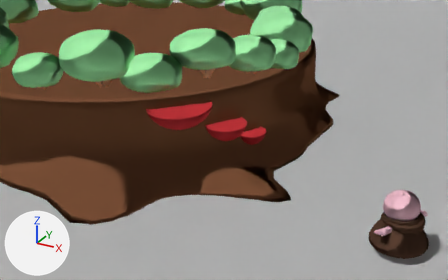
Renders of the Blender file production/shots/2_encounter/encounter_0400.blend from each side of a commit.
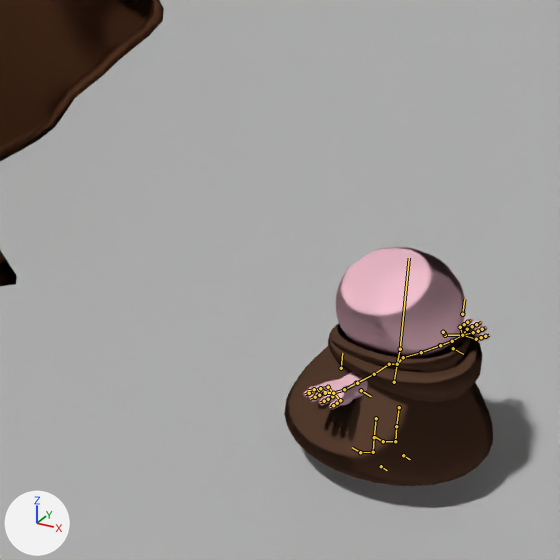
Old and new are each drawn from a 50 mm camera at (11.96, -15.51, 7.18) aimed at (6.44, -5.49, 2.17) and again close up on the part from 64% to 100% of the width and 42% to 100% of the height. The axes (+X, +Y, +Z) are drawn at lower left. The lights are the same throughout. The bones that bend it are drawn over the model as lines in the close-ups.

Objects in the first close-up: 'Environment', 'Pebble.001'.
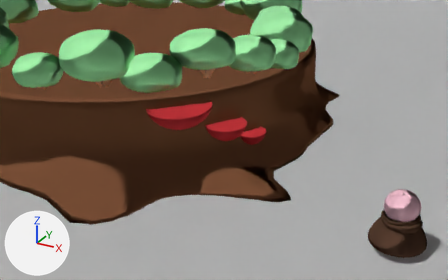
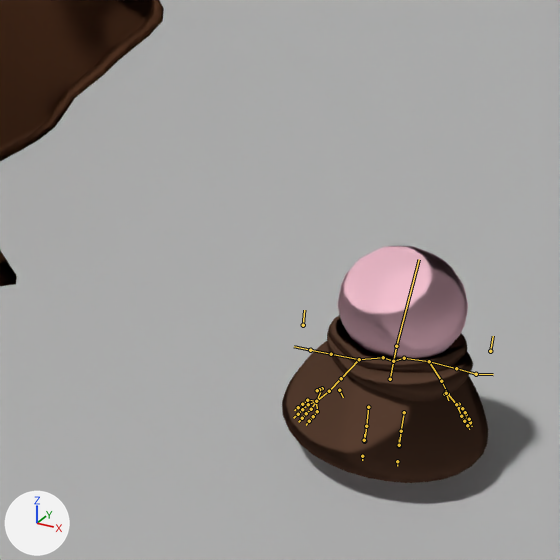
The newer file adds an action. The first version stands in its rest pose; the second is drawn at frame 100 of the action 'Pebble_proxyAction'.

Boxes (x1, y1, x2, y2) around the edits, measured in the close-ups (560 x 560 px):
```json
{"object": "Pebble.001", "change": "posed", "before": [284, 247, 493, 486], "after": [282, 246, 488, 483]}
{"bone": "center_spine.002", "before": "(394, 382) to (397, 364)", "after": "(390, 379) to (393, 361)"}
{"bone": "center_head", "before": "(400, 349) to (409, 258)", "after": "(396, 346) to (419, 259)"}
{"bone": "left_upperarm", "before": "(374, 374) to (357, 383)", "after": "(359, 359) to (341, 378)"}
{"bone": "right_upperarm", "before": "(421, 352) to (440, 345)", "after": "(429, 361) to (441, 381)"}
```

The change, as JSON lines over the scene's bpy script:
```json
{"block": "bone_rig_object", "where": "bone_rig_object = bpy.data.objects['Pebble_proxy']  # the whole rig 'Pebble_proxy'"}
{"op": "set", "path": "bone_rig_object.location", "old": "(7.98, -2.701, -2.294)", "new": "(7.971, -2.662, -2.294)"}
{"op": "set", "path": "bone_rig_object.rotation_euler", "old": "(0.0, 0.0, 0.262)", "new": "(0.0, 0.0, -0.628)", "note": "degrees (0, 0, 15) -> degrees (0, 0, -36)"}
{"block": "bone_center_spine_002", "where": "bone_center_spine_002 = bpy.data.objects['Pebble_proxy'].pose.bones['center_spine.002']  # child of 'center_spine.001'"}
{"op": "set", "path": "bone_center_spine_002.rotation_quaternion", "old": "(1.0, 0.0, 0.0, 0.0)", "new": "(0.99, -0.003, 0.138, 0.021)", "note": "degrees (0, 0, 0) -> degrees (0, 16, 2)"}
{"block": "bone_center_head", "where": "bone_center_head = bpy.data.objects['Pebble_proxy'].pose.bones['center_head']  # child of 'center_neck'"}
{"op": "set", "path": "bone_center_head.rotation_quaternion", "old": "(1.0, 0.0, 0.0, 0.0)", "new": "(0.93, -0.042, 0.365, 0.018)", "note": "degrees (0, 0, 0) -> degrees (-5, 43, 0)"}
{"block": "bone_left_upperarm", "where": "bone_left_upperarm = bpy.data.objects['Pebble_proxy'].pose.bones['left_upperarm']  # child of 'left_clavicle.002'"}
{"op": "set", "path": "bone_left_upperarm.rotation_quaternion", "old": "(1.0, 0.0, 0.0, 0.0)", "new": "(0.885, 0.466, 0.0, 0.0)", "note": "degrees (0, 0, 0) -> degrees (56, 0, 0)"}
{"block": "bone_right_upperarm", "where": "bone_right_upperarm = bpy.data.objects['Pebble_proxy'].pose.bones['right_upperarm']  # child of 'right_clavicle.002'"}
{"op": "set", "path": "bone_right_upperarm.rotation_quaternion", "old": "(1.0, 0.0, 0.0, 0.0)", "new": "(0.885, 0.466, 0.0, 0.0)", "note": "degrees (0, 0, 0) -> degrees (56, 0, 0)"}
```
